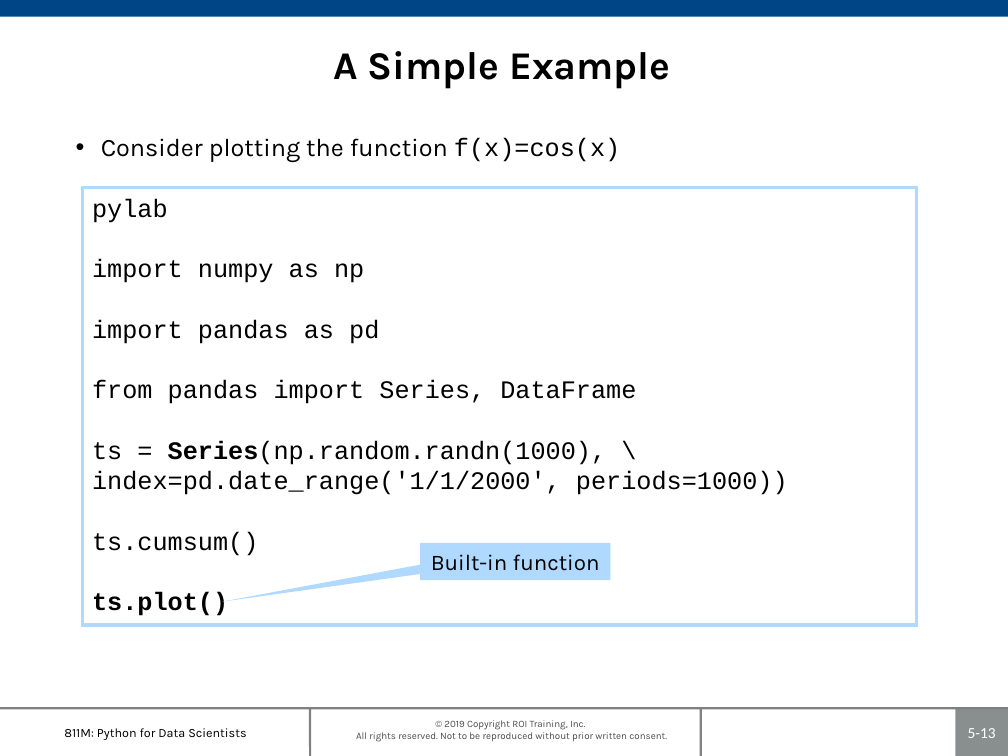
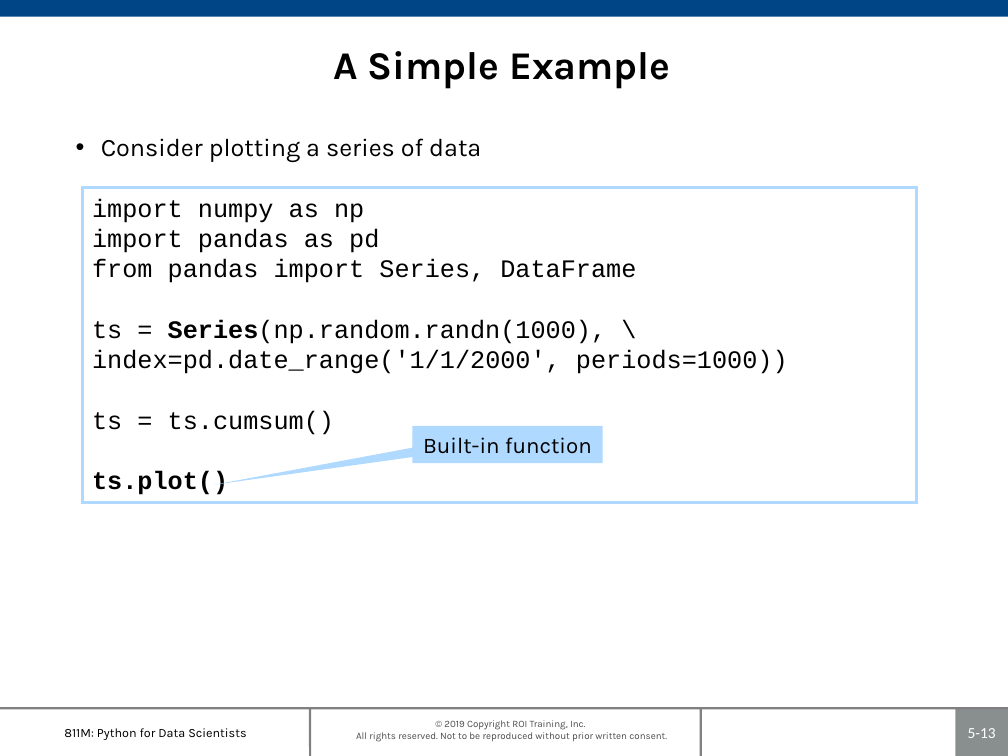
Before and after one commit to roitraining/PythonML, a slide deck: slide 13 of 811M-Ch05_PlottingAndVisualization.pptx. Drawn at 1008x756 pixels with LibreOffice and Linux fonts; fonts in the diff are those of the drawing; background and template pictures are left out. Boxes give left, top, right and bottom in pixels: in the first picture for what was removed or moved away, otherwise in the second. Text is boxed around its words. In the diff, an @@ line names an element or a change of style, - is before the commit and + after.

```diff
--- a/811M-Ch05_PlottingAndVisualization.pptx
+++ b/811M-Ch05_PlottingAndVisualization.pptx
@@ text at (101,138,481,163): text changed @@
-• Consider plotting the function f(x)=cos(x)
+• Consider plotting a series of data
@@ rectangle "import numpy as np": place and size @@
-rectangle "import numpy as np" at (83,187,916,625)
+rectangle "import numpy as np" at (83,187,916,503)
@@ text in rectangle at (92,199,168,223): paragraph removed @@
-pylab
@@ text in rectangle at (92,410,334,435): text changed @@
-ts.cumsum()
+ts = ts.cumsum()
@@ speech box "Built-in function": place and size @@
-speech box "Built-in function" at (420,543,611,581)
+speech box "Built-in function" at (412,426,603,464)
```
Also in this commit, not shown: 5 other slides changed, 14 slides added, 7 other files.
